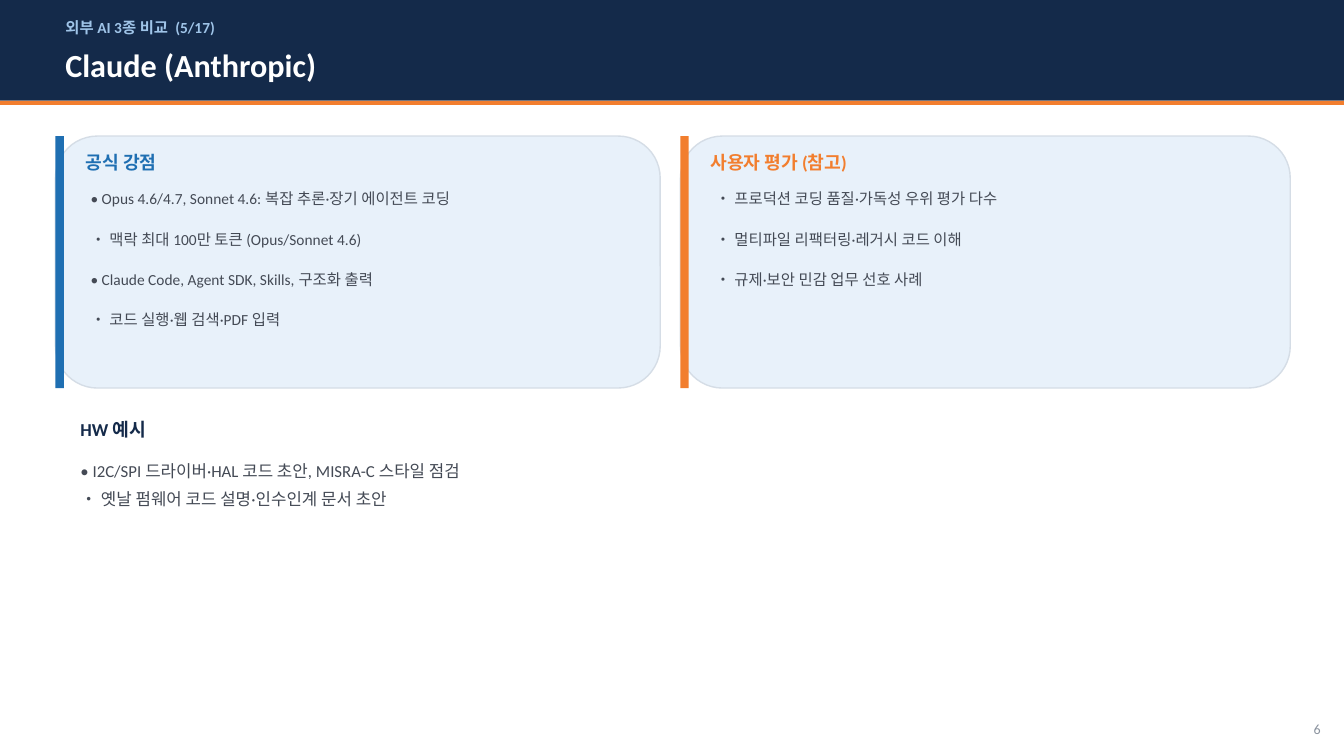
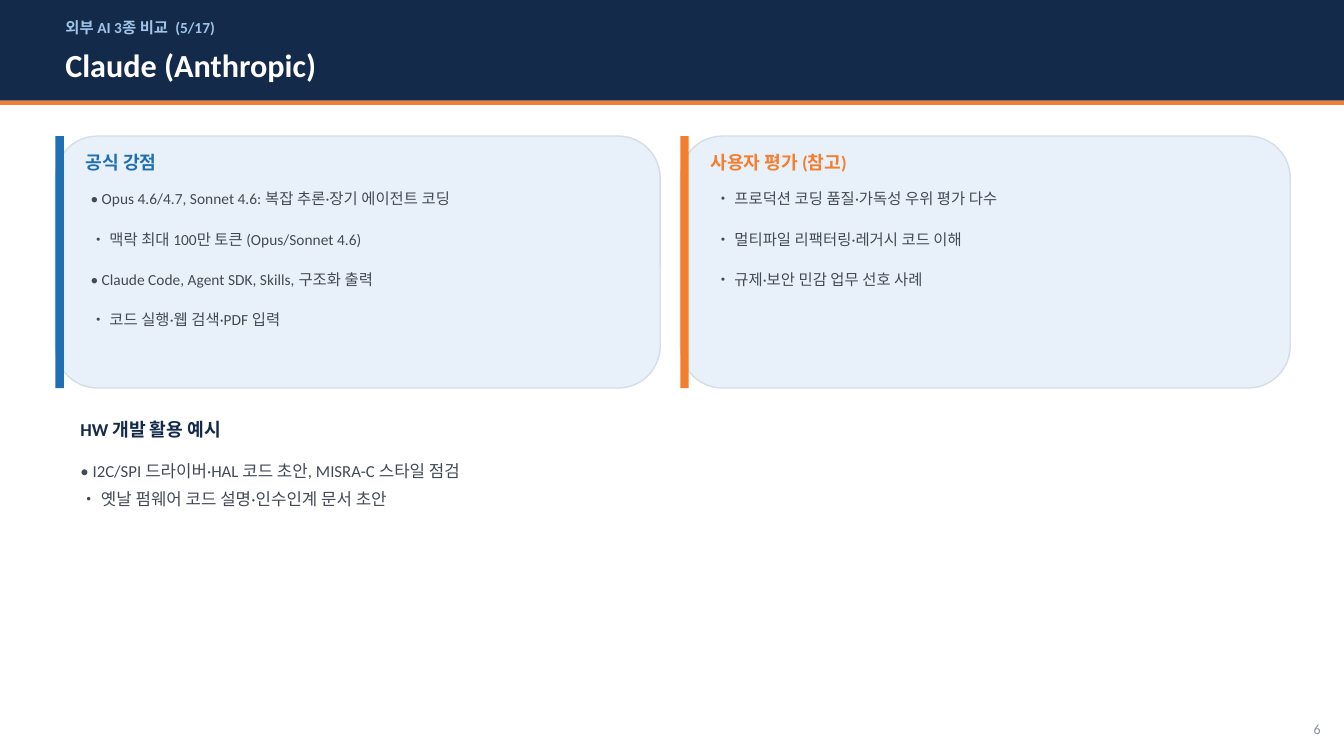
Before and after one commit to whaleonbush/poc, a slide deck: slide 6 of 외부AI_3종_비교조사.pptx. Drawn at 1344x756 pixels with LibreOffice and Linux fonts; fonts in the diff are those of the drawing. Boxes give left, top, right and bottom in pixels: in the first picture for what was removed or moved away, otherwise in the second. Text is boxed around its words. In the diff, an @@ line names an element or a change of style, - is before the commit and + after.

```diff
--- a/외부AI_3종_비교조사.pptx
+++ b/외부AI_3종_비교조사.pptx
@@ text at bbox=[80, 420, 221, 438]: text changed @@
-HW 예시
+HW 개발 활용 예시
```
Also in this commit, not shown: 14 other slides changed, 1 other file.
